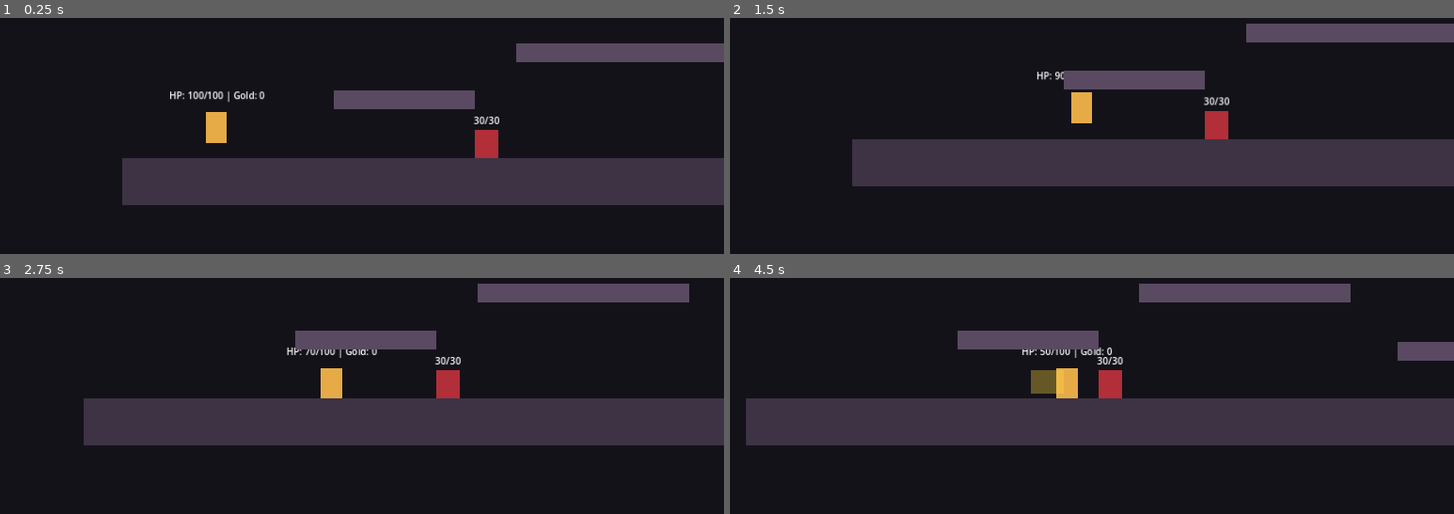
Above: before the commit, frames 1-4 (two rows, left to right).
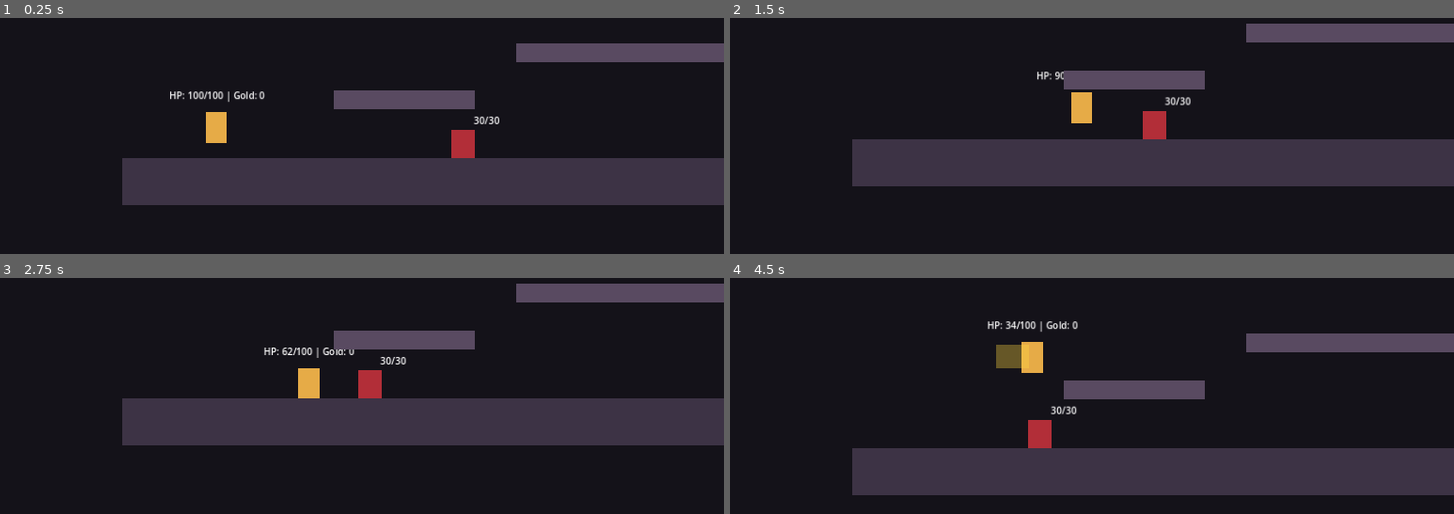
Above: after the commit, the same moments.

Repository: 98longq/relicbound
Game: Godot game, scene res://scenes/levels/test_level.tscn
Same seed, same stepped clock (60 frames per second), same inputs: the game is played once before the commit and once after it.
Inputs (mouse positions are in pixels of both pictures, inside the frame that each line leads up to):
- Up to frame 1 (0.25 s): no input
- Up to frame 2 (1.5 s): tap Enter (ui_accept) at 0.5, 0.77 s; move the mouse to (1244, 81) at 0.52 s; hold R 0.53-1.28 s; hold Right (ui_right) from 0.53 s (still down); click (1244, 81) at 0.67 s; move the mouse to (925, 124) at 1.27 s; tap Space at 1.35 s
- Up to frame 3 (2.75 s): tap Enter (ui_accept) at 1.52 s; move the mouse to (outside the picture) at 2.02 s; release Right (ui_right) at 2.03 s; hold Left (ui_left) from 2.03 s (still down); hold J from 2.03 s (still down)
- Up to frame 4 (4.5 s): move the mouse to (1041, 447) at 2.77 s; release Left (ui_left) at 2.78 s; release J at 2.78 s; hold Right (ui_right) 2.78-4.28 s; tap R at 2.85 s; click (1041, 447) at 2.92 s; tap Enter (ui_accept) at 3.02, 3.77 s; move the mouse to (1301, 426) at 3.52 s; hold Space 3.53-4.28 s; move the mouse to (853, 299) at 4.27 s; hold Left (ui_left) from 4.28 s (still down); tap J at 4.35 s

The runs differ from the first frame. In frame 1, 0.8% of the frame differs, in the area x 62-69%, y 47-60%; in frame 2, 1.0%; in frame 3, 4.7%; in frame 4, 45%, in the area x 2-100%, y 2-93%.

Commit message:
Add M3 enemy AI attack and loot drop

Diff:
--- a/scripts/enemies/enemy_base.gd
+++ b/scripts/enemies/enemy_base.gd
@@ -1,20 +1,40 @@
 extends CharacterBody2D
 class_name EnemyBase
 
-## M2 enemy prototype.
-## This script only covers health, receiving damage, basic gravity, hit feedback, and death.
-## Enemy AI, attacks, loot drops, and elite modifiers belong to later milestones.
+## M3 enemy prototype.
+## Covers health, receiving damage, basic gravity, hit feedback, death, simple chasing,
+## simple contact-range attacks, and one loot drop scene.
+## Advanced AI, navigation, elite modifiers, and loot tables belong to later milestones.
 
+@export_group("Stats")
 @export var max_health: int = 30
 @export var gravity: float = 1600.0
 @export var max_fall_speed: float = 900.0
+
+@export_group("AI")
+@export var move_speed: float = 90.0
+@export var detection_range: float = 420.0
+@export var attack_range: float = 46.0
+@export var stop_distance: float = 34.0
+
+@export_group("Combat")
+@export var attack_damage: int = 8
+@export var attack_cooldown: float = 0.75
 @export var hit_flash_time: float = 0.08
+
+@export_group("Loot")
+@export var loot_scene: PackedScene
+@export_range(0.0, 1.0, 0.05) var loot_drop_chance: float = 1.0
 
 @onready var visual: ColorRect = $Visual
 @onready var health_label: Label = $HealthLabel
 
 var current_health: int
 var is_dead: bool = false
+var facing_direction: int = -1
+
+var _target: Node2D
+var _attack_cooldown_timer: float = 0.0
 var _hit_flash_timer: float = 0.0
 var _base_color: Color = Color(0.7, 0.18, 0.22, 1.0)
 
@@ -30,9 +50,17 @@
 
 
 func _physics_process(delta: float) -> void:
+	if is_dead:
+		return
+
+	_attack_cooldown_timer = maxf(_attack_cooldown_timer - delta, 0.0)
+
 	_apply_gravity(delta)
 	_update_hit_flash(delta)
+	_update_target()
+	_update_ai(delta)
 	move_and_slide()
+	_update_facing_visual()
 
 
 func apply_damage(amount: int, source: Node = null) -> void:
@@ -52,7 +80,71 @@
 		return
 
 	is_dead = true
+	_drop_loot()
 	queue_free()
+
+
+func _update_target() -> void:
+	if _target != null and is_instance_valid(_target):
+		return
+
+	var players := get_tree().get_nodes_in_group("player")
+	if players.is_empty():
+		_target = null
+		return
+
+	_target = players[0] as Node2D
+
+
+func _update_ai(delta: float) -> void:
+	if _target == null or not is_instance_valid(_target):
+		velocity.x = move_toward(velocity.x, 0.0, move_speed * 8.0 * delta)
+		return
+
+	var to_target := _target.global_position - global_position
+	var horizontal_distance := absf(to_target.x)
+	var vertical_distance := absf(to_target.y)
+
+	if horizontal_distance > detection_range or vertical_distance > 120.0:
+		velocity.x = move_toward(velocity.x, 0.0, move_speed * 8.0 * delta)
+		return
+
+	if horizontal_distance > stop_distance:
+		var direction := 1.0 if to_target.x > 0.0 else -1.0
+		velocity.x = direction * move_speed
+		facing_direction = 1 if direction > 0.0 else -1
+	else:
+		velocity.x = 0.0
+
+	if horizontal_distance <= attack_range and vertical_distance <= 72.0:
+		_try_attack_target()
+
+
+func _try_attack_target() -> void:
+	if _attack_cooldown_timer > 0.0:
+		return
+
+	if _target == null or not is_instance_valid(_target):
+		return
+
+	if _target.has_method("apply_damage"):
+		_target.apply_damage(attack_damage, self)
+		_attack_cooldown_timer = attack_cooldown
+
+
+func _drop_loot() -> void:
+	if loot_scene == null:
+		return
+
+	if randf() > loot_drop_chance:
+		return
+
+	var loot := loot_scene.instantiate()
+	if loot == null:
+		return
+
+	get_parent().add_child(loot)
+	loot.global_position = global_position + Vector2(0, -18)
 
 
 func _apply_gravity(delta: float) -> void:
@@ -77,6 +169,13 @@
 		visual.color = _base_color
 
 
+func _update_facing_visual() -> void:
+	if visual == null:
+		return
+
+	visual.scale.x = float(facing_direction)
+
+
 func _update_health_label() -> void:
 	if health_label == null:
 		return
